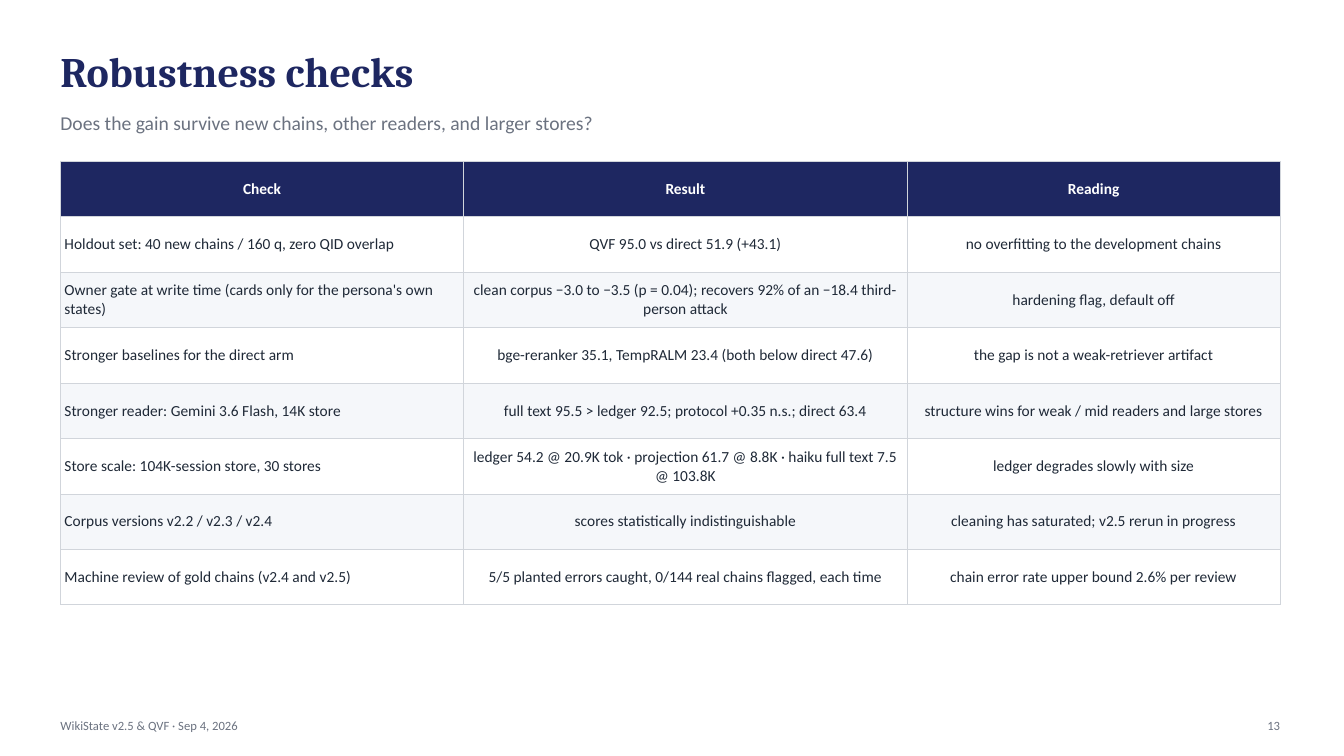
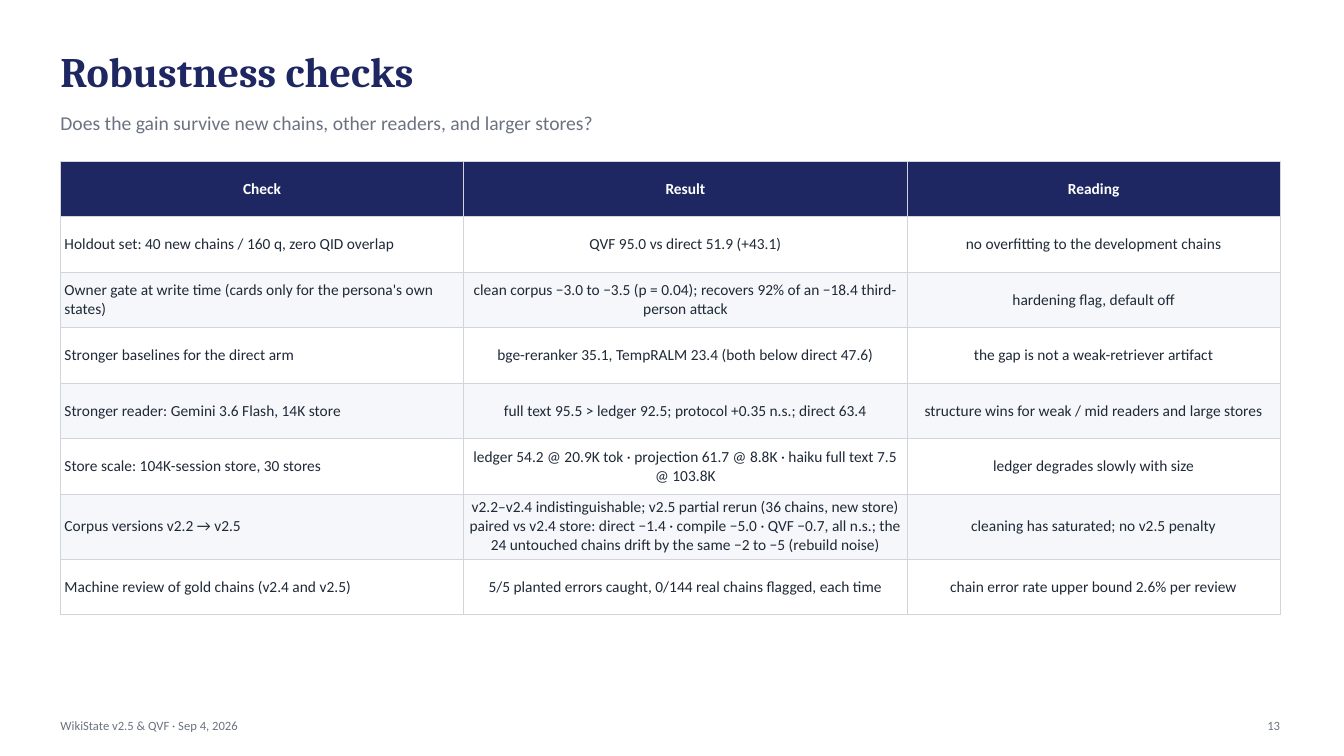
Before and after one commit to jeremyz12/qvf_withcontroller, a slide deck: slide 13 of results/weekly_report_20260904.pptx. Drawn at 1344x756 pixels with LibreOffice and Linux fonts; fonts in the diff are those of the drawing. Boxes give left, top, right and bottom in pixels: in the first picture for what was removed or moved away, otherwise in the second. Text is boxed around its words. In the diff, an @@ line names an element or a change of style, - is before the commit and + after.

```diff
--- a/results/weekly_report_20260904.pptx
+++ b/results/weekly_report_20260904.pptx
@@ table at (x1=60, y1=161, x2=1280, y2=599) @@
-row 7: Corpus versions v2.2 / v2.3 / v2.4 | scores statistically indistinguishable | cleaning has saturated; v2.5 rerun in progress
+row 7: Corpus versions v2.2 → v2.5 | v2.2–v2.4 indistinguishable; v2.5 partial rerun (36 chains, new store) paired vs v2.4 store: direct −1.4 · compile −5.0 · QVF −0.7, all n.s.; the 24 untouched chains drift by the same −2 to −5 (rebuild noise) | cleaning has saturated; no v2.5 penalty
```
Also in this commit, not shown: 3 other slides changed, 2 other files.
